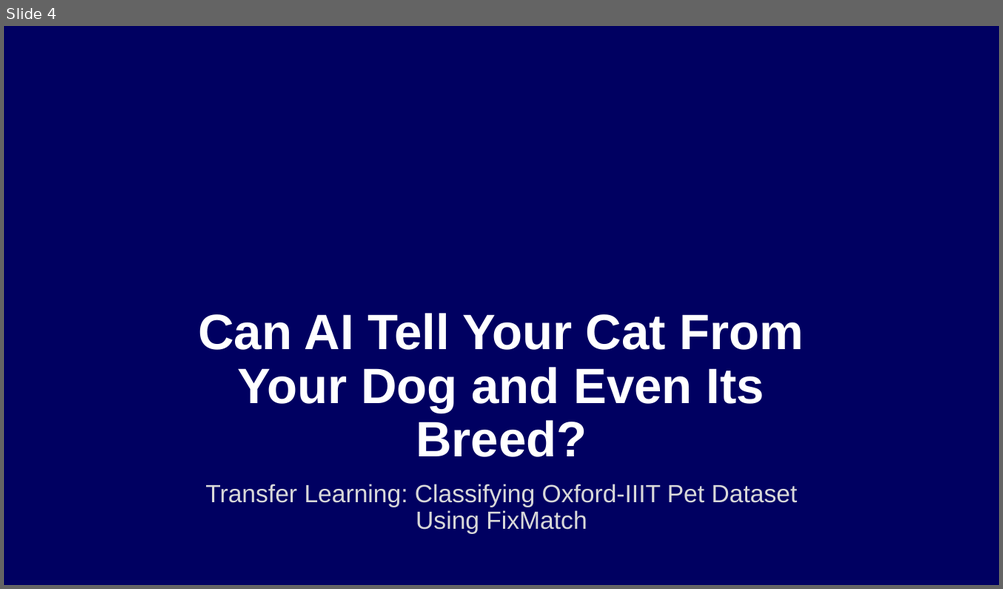
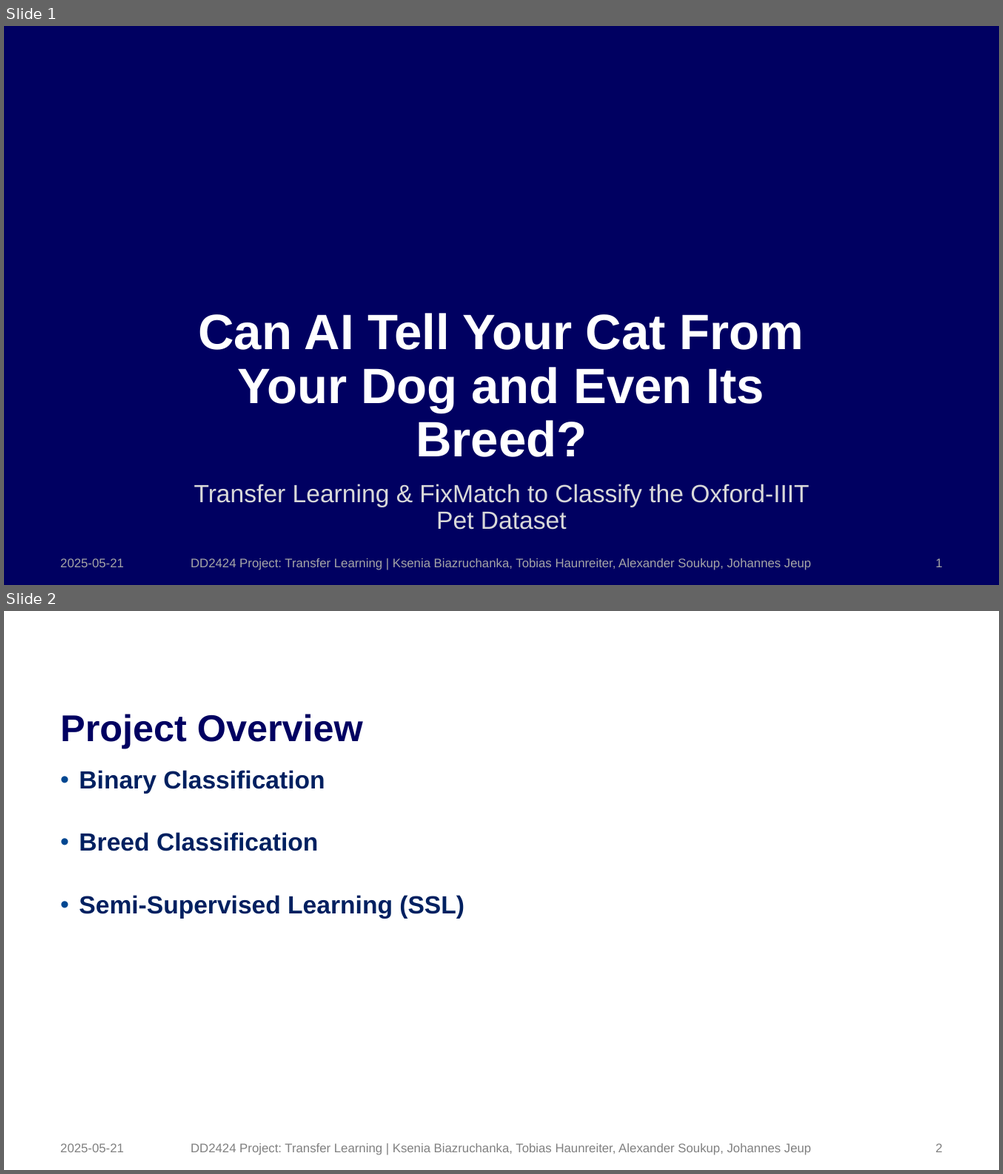
Before and after one commit to kseniabez/transfer-learning-project, a slide deck: DD2424_Presentation.pptx. Shown one above the other, each under a label of ours: slide 4 before the commit, slides 1 and 2 after it. The pictures are 1003x589 and 1003x1174 pixels, drawn with LibreOffice and Linux fonts; fonts in the diff are those of the drawing; background and template pictures are left out. Boxes give left, top, right and bottom in pixels: in the first picture for what was removed or moved away, otherwise in the second. Text is boxed around its words. In the diff, an @@ line names an element or a change of style, - is before the commit and + after.

```diff
--- a/DD2424_Presentation.pptx
+++ b/DD2424_Presentation.pptx
@@ slide 2 added at [4, 611, 999, 1170], background #FFFFFF @@
@@ title added at [60, 714, 363, 749], 36 pt, text #000061, bold @@
+Project Overview
@@ text added at [79, 770, 464, 919], 24 pt, text #002060, bold @@
+• Binary Classification
+• Breed Classification
+• Semi-Supervised Learning (SSL)
@@ text added at [60, 1144, 124, 1153], 12 pt, text #808080 @@
+2025-05-21
@@ text added at [190, 1144, 811, 1156], 12 pt, text #808080 @@
+DD2424 Project: Transfer Learning | Ksenia Biazruchanka, Tobias Haunreiter, Alexander Soukup, Johannes Jeup
@@ page number added at [935, 1144, 942, 1153], 12 pt, text #808080 @@
+2
@@ what was slide 4 is now slide 1 @@
@@ slide 1 changed as well @@
@@ subtitle at [194, 484, 808, 530]: text changed @@
-Transfer Learning: Classifying Oxford-IIIT Pet Dataset Using FixMatch
+Transfer Learning & FixMatch to Classify the Oxford-IIIT Pet Dataset
@@ text added at [60, 559, 124, 568], 12 pt, text #A6A6A6 @@
+2025-05-21
@@ text added at [190, 559, 811, 571], 12 pt, text #A6A6A6 @@
+DD2424 Project: Transfer Learning | Ksenia Biazruchanka, Tobias Haunreiter, Alexander Soukup, Johannes Jeup
@@ page number added at [935, 559, 942, 568], 12 pt, text #A6A6A6 @@
+1
```
Also in this commit, not shown: 5 other slides added, 4 slides removed.
